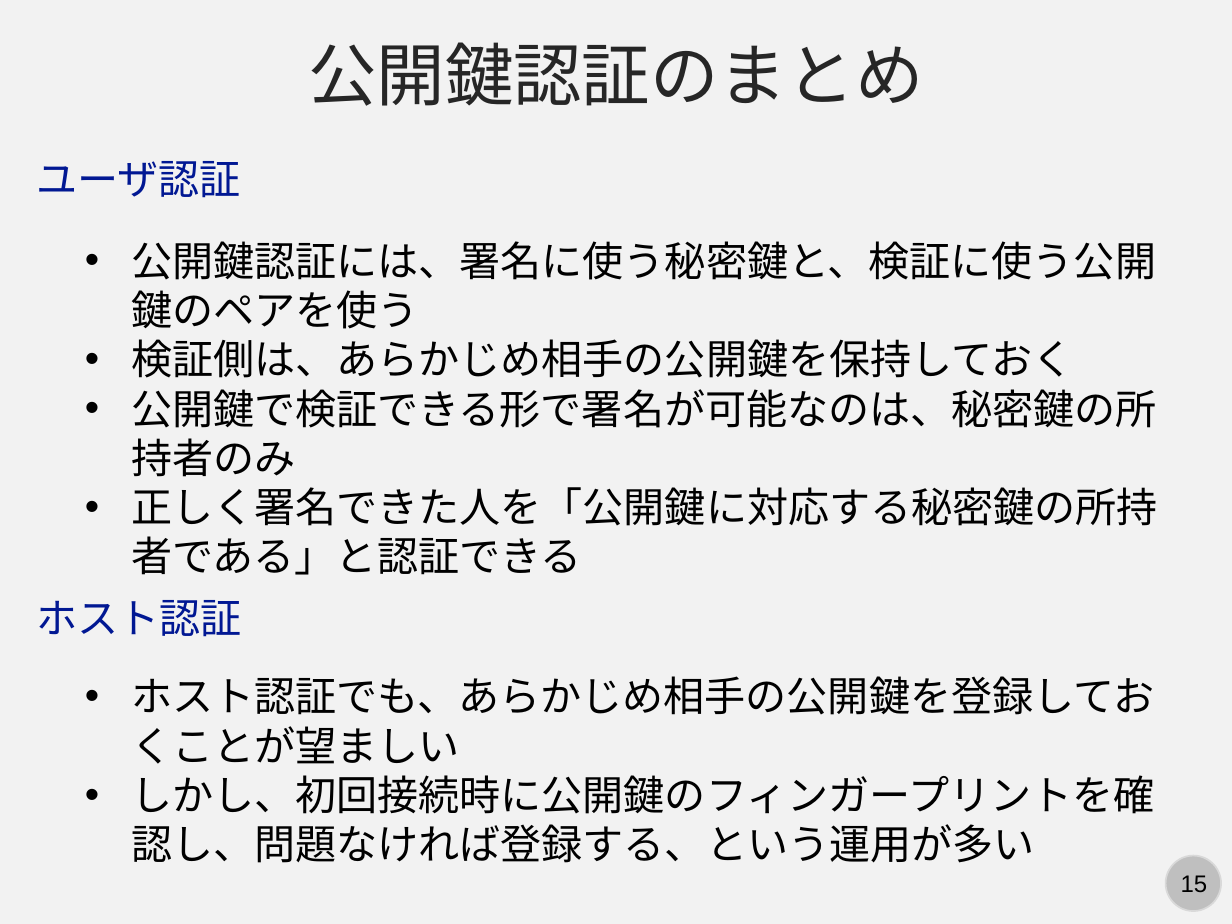
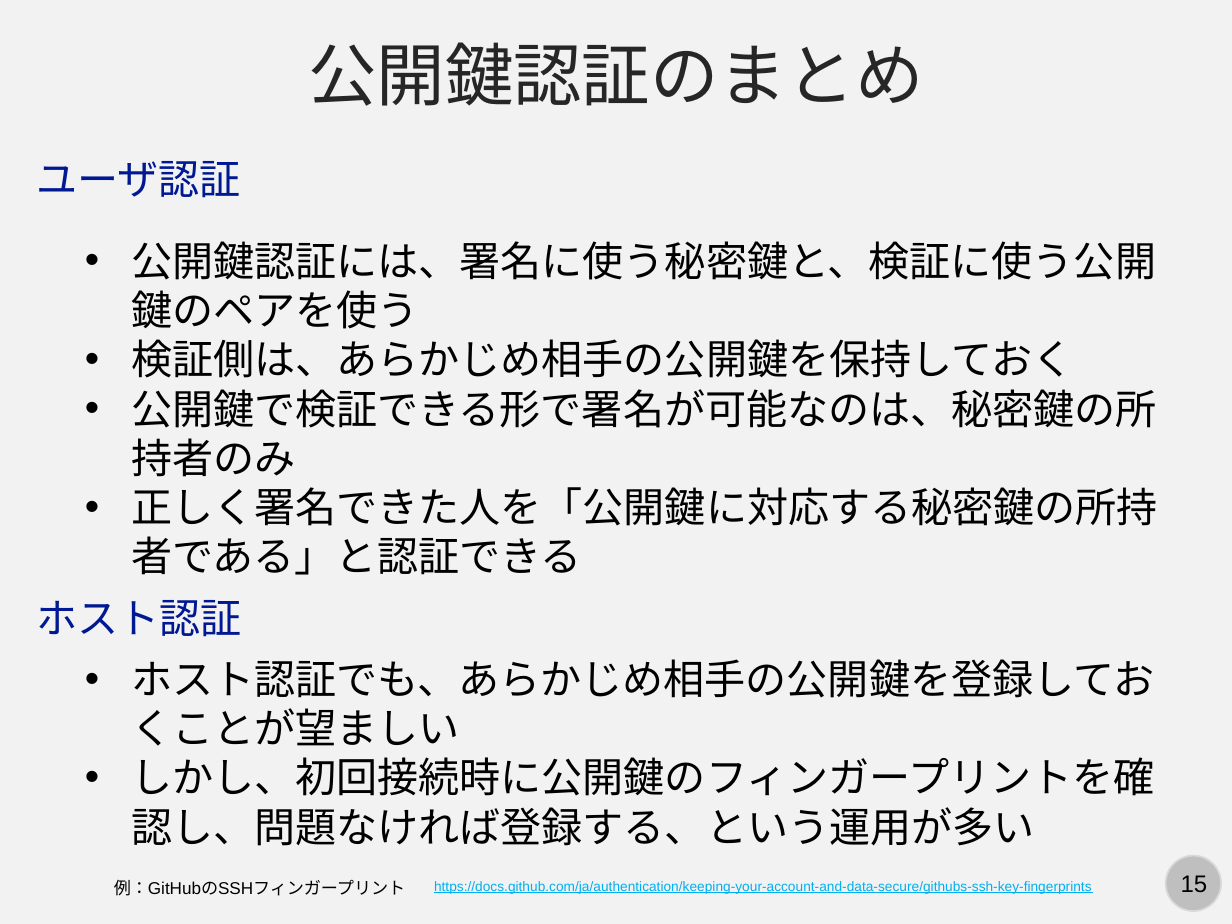
Before and after one commit to kaityo256/lab_startup, a slide deck: slide 15 of ssh/ssh.pptx. Drawn at 1232x924 pixels with LibreOffice and Linux fonts; fonts in the diff are those of the drawing. Boxes give left, top, right and bottom in pixels: in the first picture for what was removed or moved away, otherwise in the second. Text is boxed around its words. In the diff, an @@ line names an element or a change of style, - is before the commit and + after.

```diff
--- a/ssh/ssh.pptx
+++ b/ssh/ssh.pptx
@@ text "ホスト認証でも、あらかじめ相手の公開鍵を登録しておくことが望ましい": place and size @@
-text "ホスト認証でも、あらかじめ相手の公開鍵を登録しておくことが望ましい" at [131, 676, 1154, 863]
+text "ホスト認証でも、あらかじめ相手の公開鍵を登録しておくことが望ましい" at [131, 659, 1154, 846]
@@ text added at [114, 880, 405, 896], 10 pt, text #000000 @@
+例：GitHubのSSHフィンガープリント
@@ text added at [434, 881, 1092, 894], 8 pt, text #00B0F0, underline @@
+https://docs.github.com/ja/authentication/keeping-your-account-and-data-secure/githubs-ssh-key-fingerprints
```
Also in this commit, not shown: 3 other slides changed, 2 other files.
